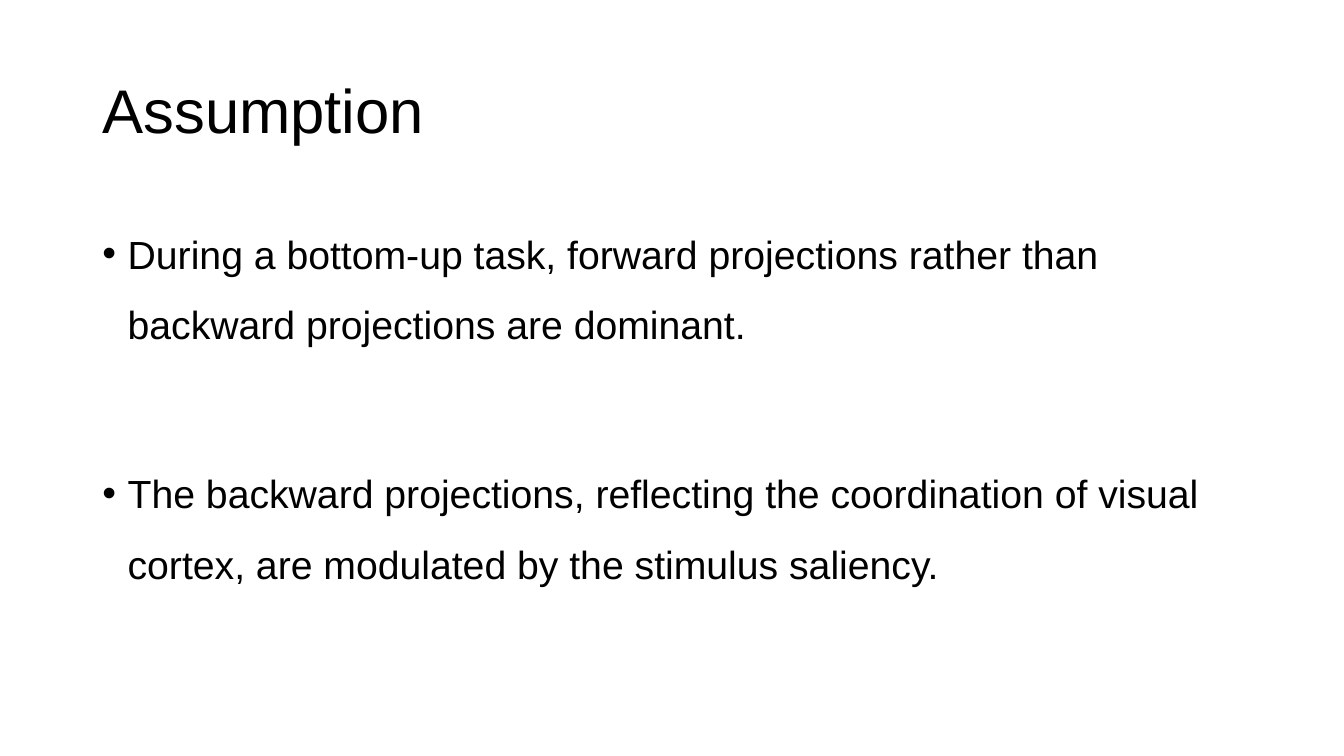
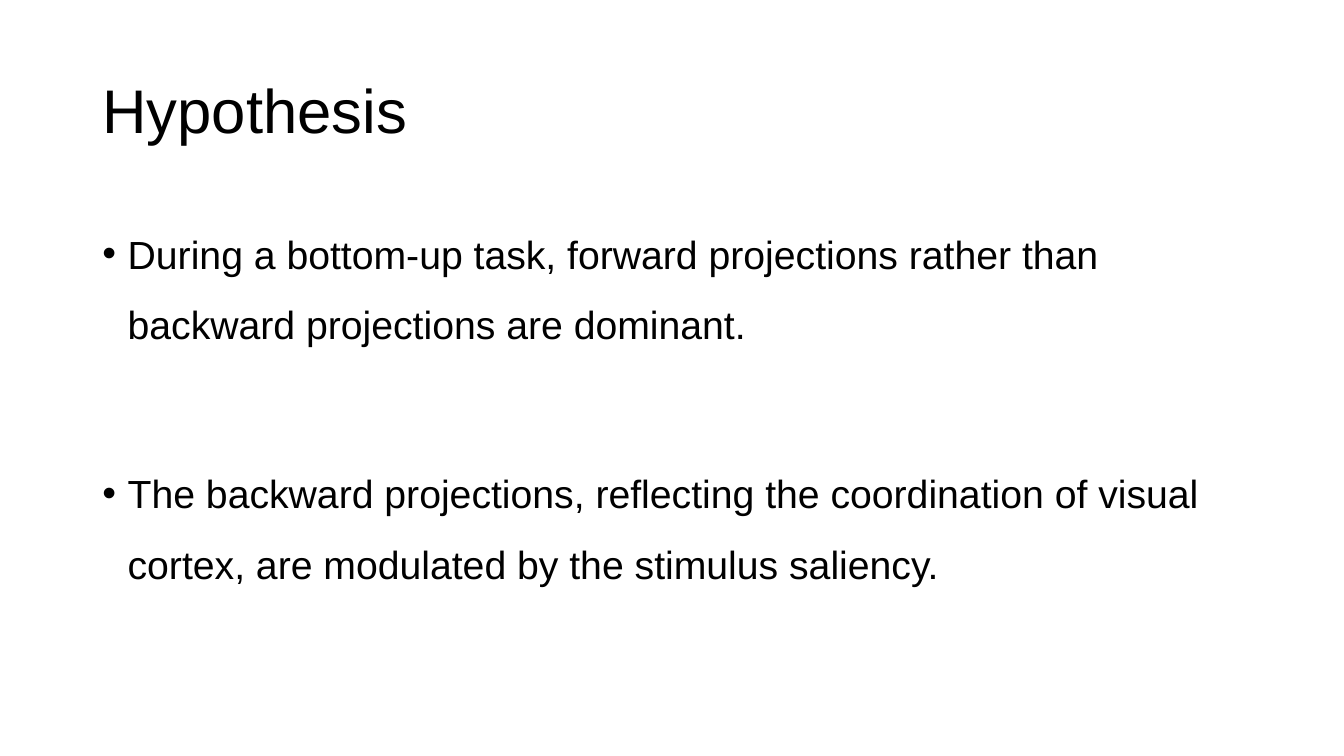
Before and after one commit to Yu-AngCheng/Course_Mathematical_Modeling_in_the_Life_Sciences, a slide deck: slide 4 of Project/Stimulus saliency modulates the coordination of visual cortex.pptx. Drawn at 1344x756 pixels with LibreOffice and Linux fonts; fonts in the diff are those of the drawing. Boxes give left, top, right and bottom in pixels: in the first picture for what was removed or moved away, otherwise in the second. Text is boxed around its words. In the diff, an @@ line names an element or a change of style, - is before the commit and + after.

```diff
--- a/Project/Stimulus saliency modulates the coordination of visual cortex.pptx
+++ b/Project/Stimulus saliency modulates the coordination of visual cortex.pptx
@@ title at (102,88,407,145): text changed @@
-Assumption
+Hypothesis
```
